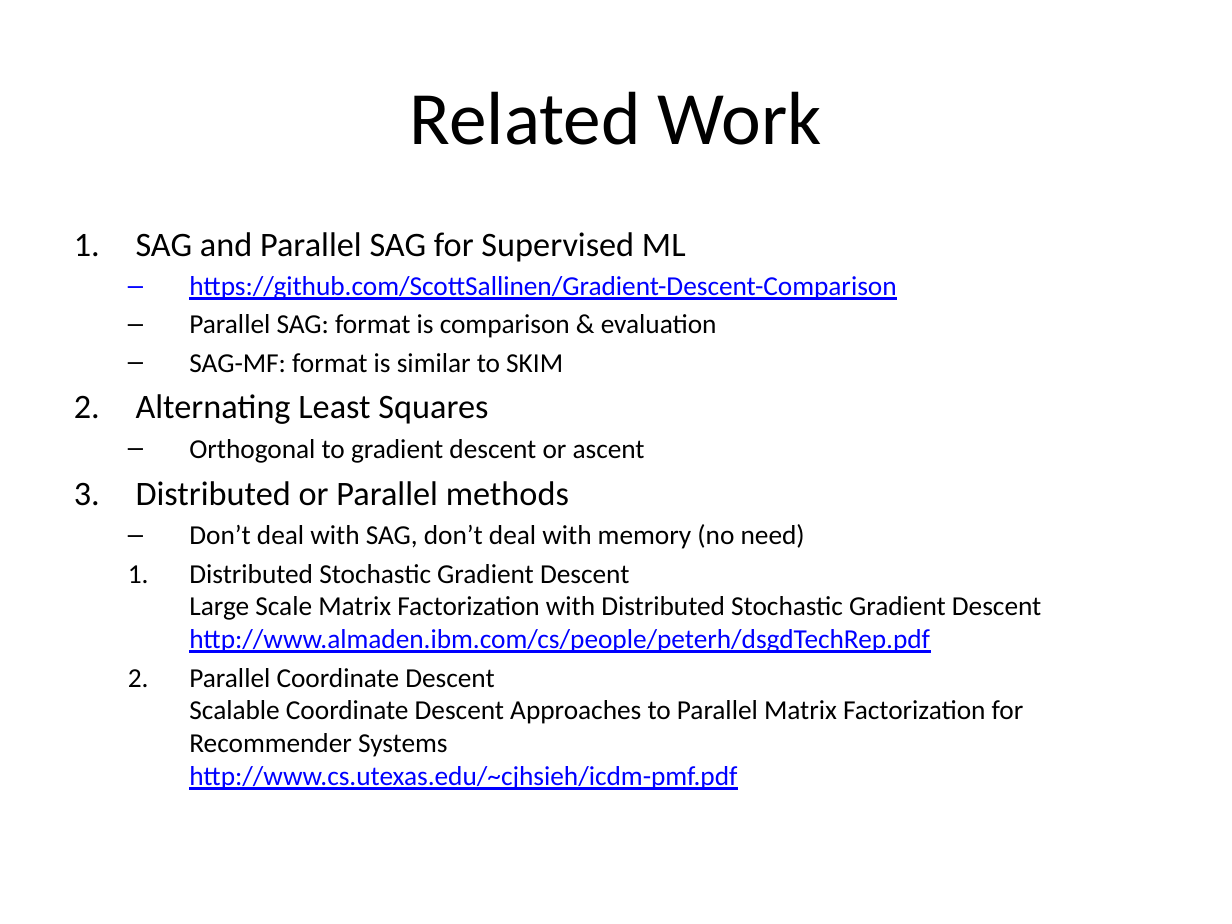
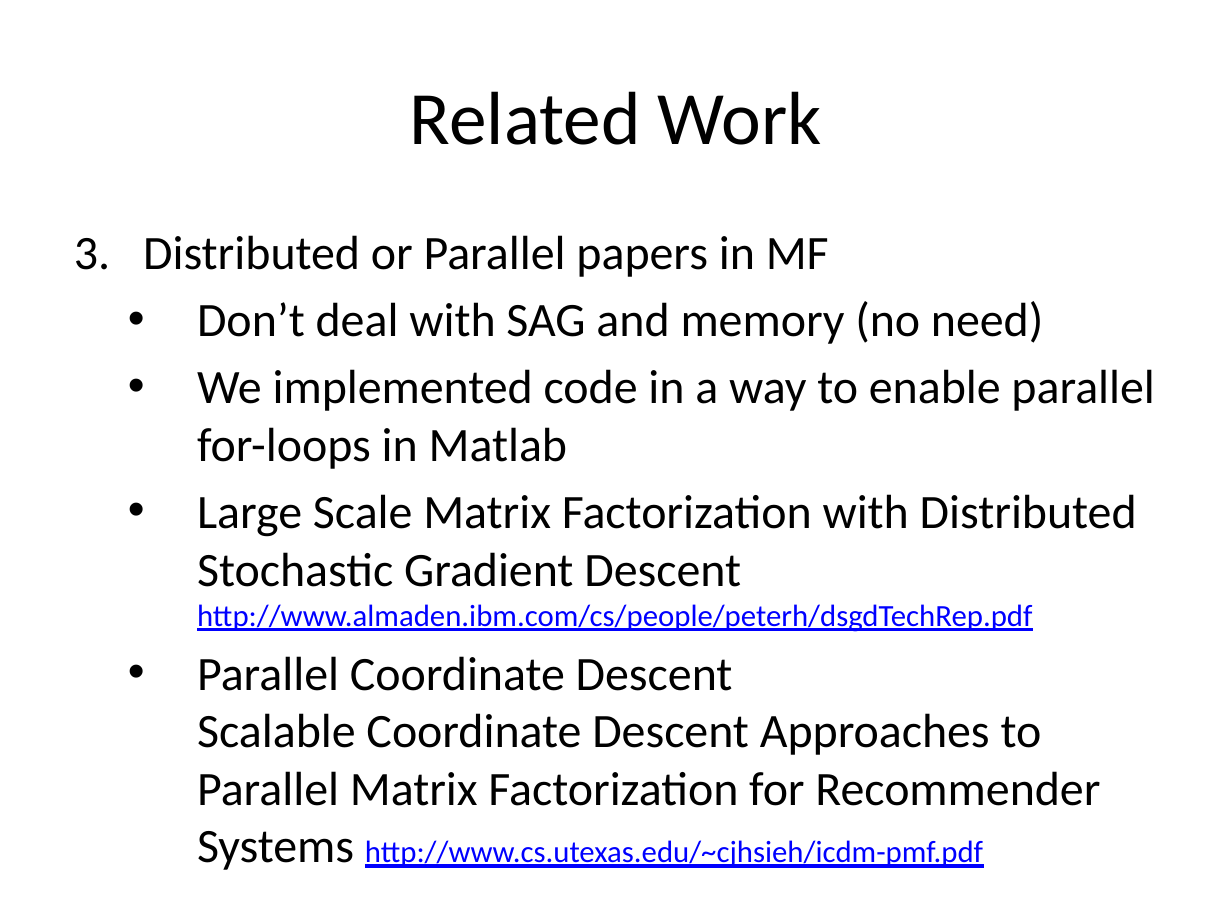
Before and after one commit to jamestklo/MatrixFactorizationMatlab, a slide deck: slide 52 of cs534L-SAGmf.pptx (slide 38 before the commit). Drawn at 1232x924 pixels with LibreOffice and Linux fonts; fonts in the diff are those of the drawing. Boxes give left, top, right and bottom in pixels: in the first picture for what was removed or moved away, otherwise in the second. Text is boxed around its words. In the diff, an @@ line names an element or a change of style, - is before the commit and + after.

```diff
--- a/cs534L-SAGmf.pptx
+++ b/cs534L-SAGmf.pptx
@@ text at [143, 235, 1154, 632]: text changed; size 16 to 28 pt @@
-1. SAG and Parallel SAG for Supervised ML
-  – https://github.com/ScottSallinen/Gradient-Descent-Comparison
-  – Parallel SAG: format is comparison & evaluation
-  – SAG-MF: format is similar to SKIM
-2. Alternating Least Squares
-  – Orthogonal to gradient descent or ascent
-3. Distributed or Parallel methods
-  – Don’t deal with SAG, don’t deal with memory (no need)
-  1. Distributed Stochastic Gradient Descent
-     Large Scale Matrix Factorization with Distributed Stochastic Gradient Descent
-     http://www.almaden.ibm.com/cs/people/peterh/dsgdTechRep.pdf
+3. Distributed or Parallel papers in MF
+  • Don’t deal with SAG and memory (no need)
+  • We implemented code in a way to enable parallel for-loops in Matlab
+  • Large Scale Matrix Factorization with Distributed Stochastic Gradient Descent
+    http://www.almaden.ibm.com/cs/people/peterh/dsgdTechRep.pdf
@@ text at [197, 656, 1100, 870]: size 16 to 28 pt in "Parallel Coordinate Descent Scalable Coordinate Descent Appr ..."; size 16 to 18 pt in "http://www.cs.utexas.edu/~cjhsieh/icdm-pmf.pdf"; bullet 1. to •; more space between paragraphs @@
```
Also in this commit, not shown: 23 other slides changed, 20 slides added, 5 slides removed, 1 other file.
